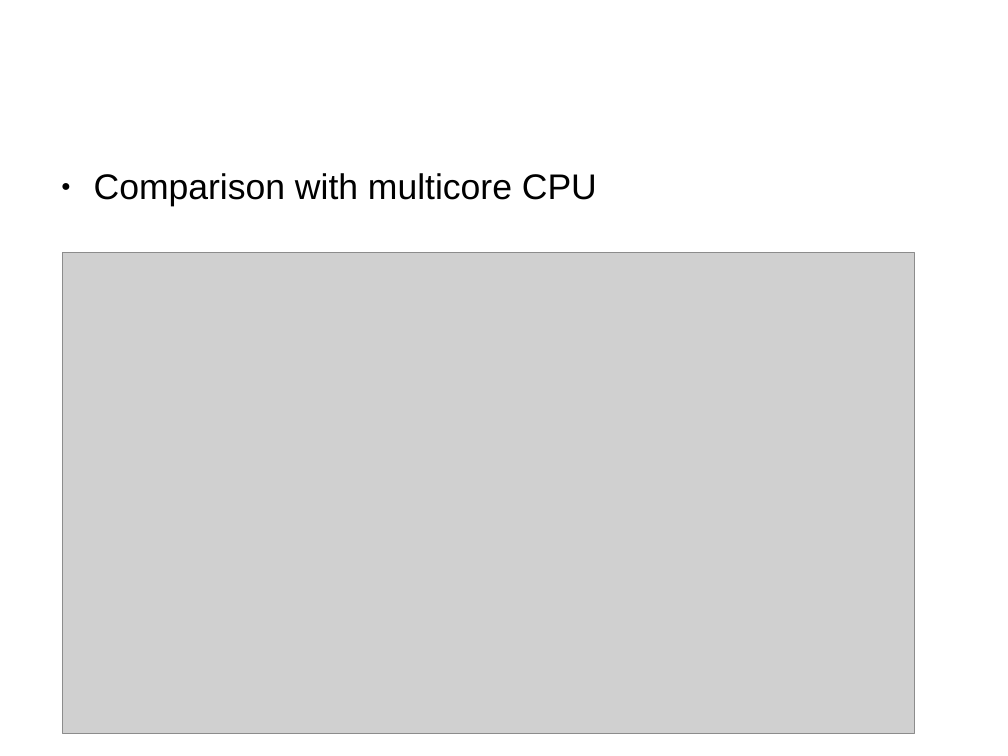
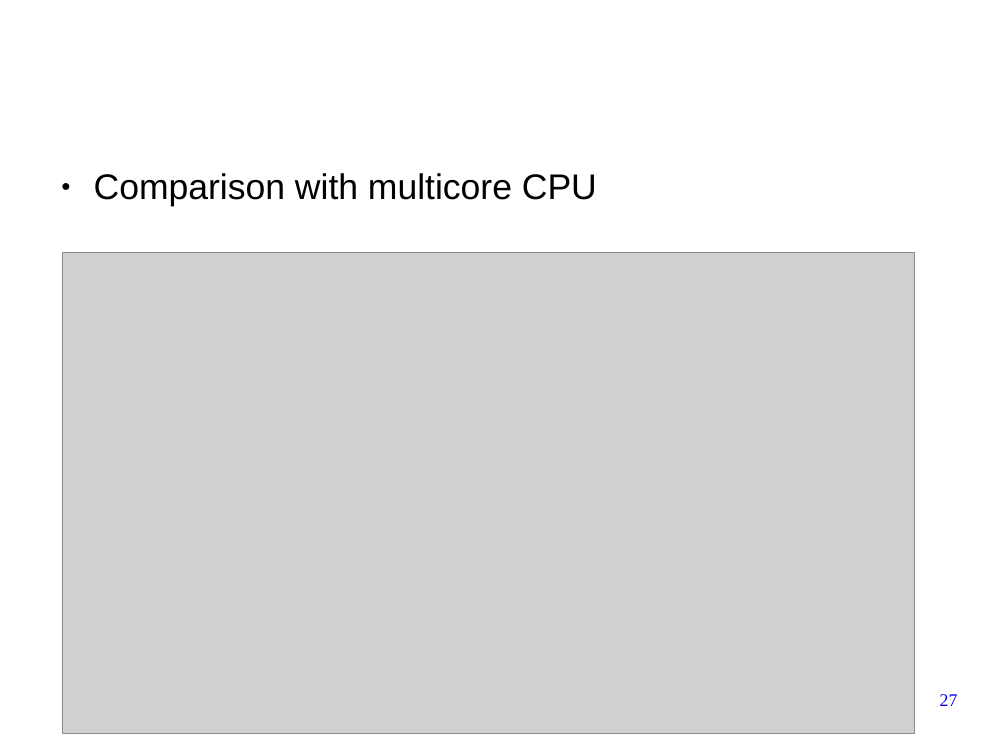
Before and after one commit to forestcheng/cudahmmsearch, a slide deck: slide 27 of thesis/thesisDefense.odp (slide 28 before the commit). Drawn at 1008x756 pixels with LibreOffice and Linux fonts; fonts in the diff are those of the drawing; grey boxes stand for pictures; background and template pictures are left out. Boxes give left, top, right and bottom in pixels: in the first picture for what was removed or moved away, otherwise in the second. Text is boxed around its words. In the diff, an @@ line names an element or a change of style, - is before the commit and + after.

```diff
--- a/thesis/thesisDefense.odp
+++ b/thesis/thesisDefense.odp
@@ page number added at (940, 694, 958, 706), 14 pt, text #0000FF @@
+27
```
Also in this commit, not shown: 28 other slides changed, 1 slide removed, 1 other file.
